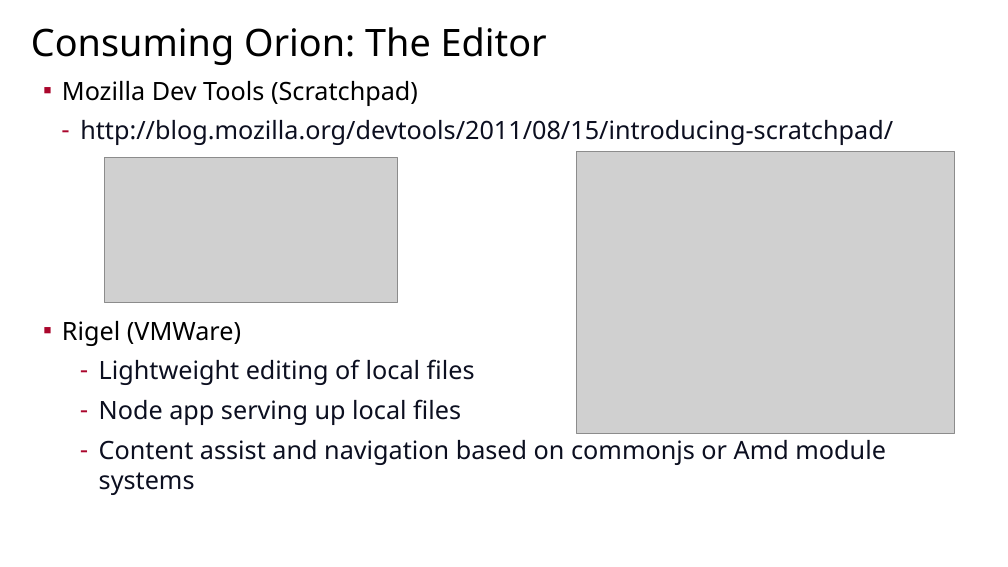
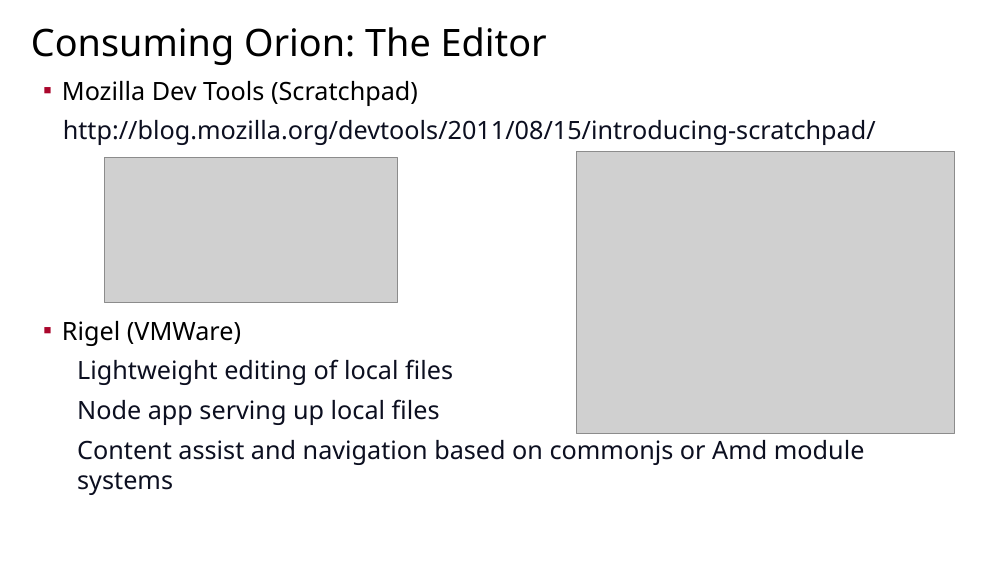
Before and after one commit to sfmccourt/oscon, a slide deck: slide 15 of osconorion.odp. Drawn at 1008x567 pixels with LibreOffice and Linux fonts; fonts in the diff are those of the drawing; grey boxes stand for pictures; background and template pictures are left out. Boxes give left, top, right and bottom in pixels: in the first picture for what was removed or moved away, otherwise in the second. Text is boxed around its words. In the diff, an @@ line names an element or a change of style, - is before the commit and + after.

```diff
--- a/osconorion.odp
+++ b/osconorion.odp
@@ text at (63, 120, 876, 495): bullet - to –; bullet colour #AA062C to #FFFFFF; bullet - to • @@
```
Also in this commit, not shown: 10 other slides changed, 1 other file.
